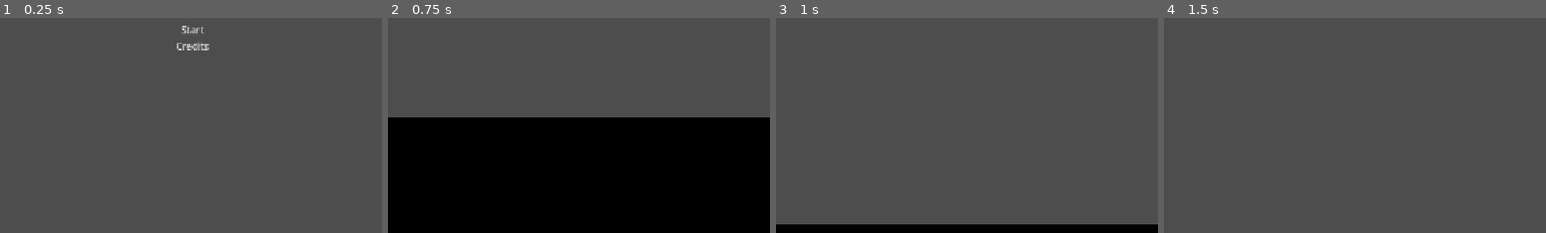
Above: before the commit, frames 1-4 (left to right).
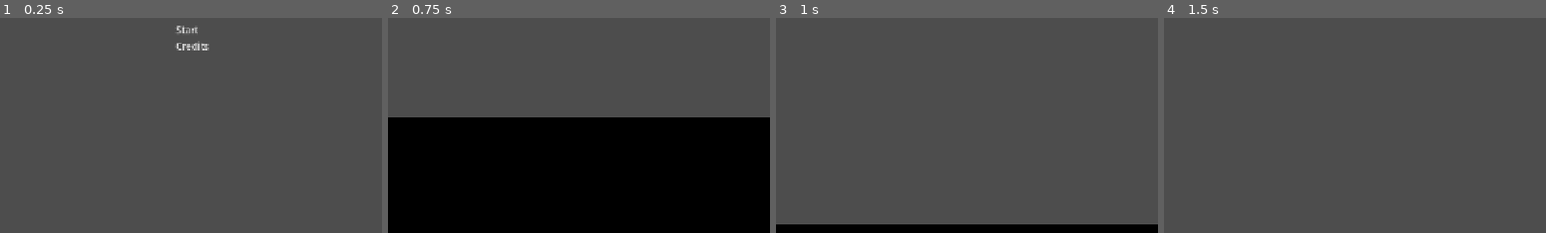
Above: after the commit, the same moments.

Repository: guimafelipe/hidenseek
Game: Godot game, scene res://Scenes/main_menu.tscn
The game is run twice, just before and just after one commit, with the same random seed, the same clock (stepped at 60 frames per second) and the same inputs. The engine's default icon, where the game draws it, is replaced by a stand-in: a white triangle on a blue panel in a dark square.
Inputs (mouse positions are % of the whole screen's width and height, from its top left):
- Up to frame 1 (0.25 s): no input
- Up to frame 2 (0.75 s): click "Start" at 0.5 s
- Up to frame 3 (1 s): no input
- Up to frame 4 (1.5 s): move the mouse to (72, 45) at 1.27 s; press the mouse at (72, 45) at 1.28 s
The pictures show only the part of the screen within x 25-75%, y 45-95%; the shares and areas given below are measured in that part.

The runs differ from the first frame. In frame 1, 0.2% of the frame differs, in the area x 45-55%, y 3-16%; in frame 2, nothing differs; in frame 3, nothing differs; in frame 4, nothing differs.

Commit message:
Minimalist button styles

Diff:
--- a/Assets/game_theme.tres
+++ b/Assets/game_theme.tres
@@ -3,13 +3,19 @@
 [sub_resource type="StyleBoxEmpty" id="StyleBoxEmpty_eneon"]
 
 [sub_resource type="StyleBoxLine" id="StyleBoxLine_cx1d5"]
+content_margin_left = 20.0
+content_margin_right = 20.0
 color = Color(0.46618086, 0.4661808, 0.4661808, 1)
 vertical = true
 
 [sub_resource type="StyleBoxLine" id="StyleBoxLine_eneon"]
+content_margin_left = 20.0
+content_margin_right = 20.0
 vertical = true
 
 [sub_resource type="StyleBoxLine" id="StyleBoxLine_q0u26"]
+content_margin_left = 20.0
+content_margin_right = 20.0
 thickness = 5
 vertical = true
 
--- a/Scenes/main_menu.tscn
+++ b/Scenes/main_menu.tscn
@@ -29,15 +29,18 @@
 [node name="StartButton" type="Button" parent="VBoxContainer" unique_id=223766046]
 layout_mode = 2
 text = "Start"
+alignment = 0
 
 [node name="ContinueButton" type="Button" parent="VBoxContainer" unique_id=1093730693]
 visible = false
 layout_mode = 2
 text = "Continue"
+alignment = 0
 
 [node name="CreditsButton" type="Button" parent="VBoxContainer" unique_id=1170479406]
 layout_mode = 2
 text = "Credits"
+alignment = 0
 
 [connection signal="pressed" from="VBoxContainer/StartButton" to="." method="_on_start_button_pressed"]
 [connection signal="pressed" from="VBoxContainer/ContinueButton" to="." method="_on_continue_button_pressed"]
